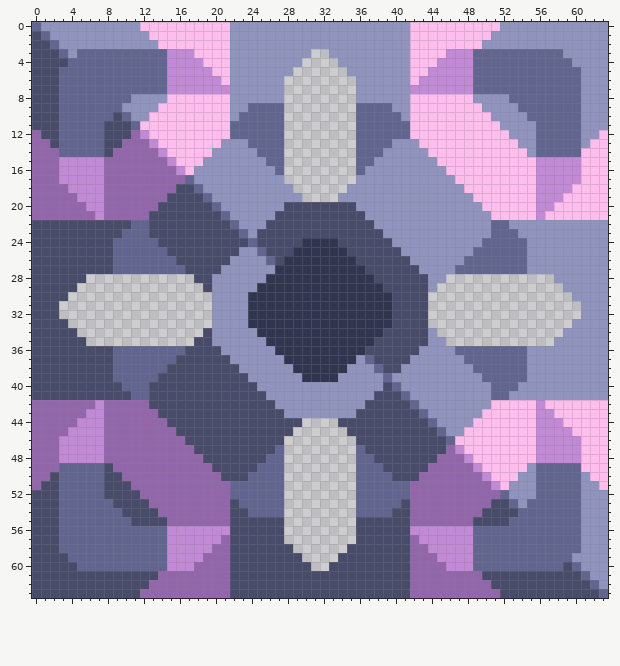
Two versions of one pixel-art sprite, sprites/blocks/production/crystalite-compressor.png. This is how it looked before the edit.
The file is 64x64 pixels.
The same view after the edit:
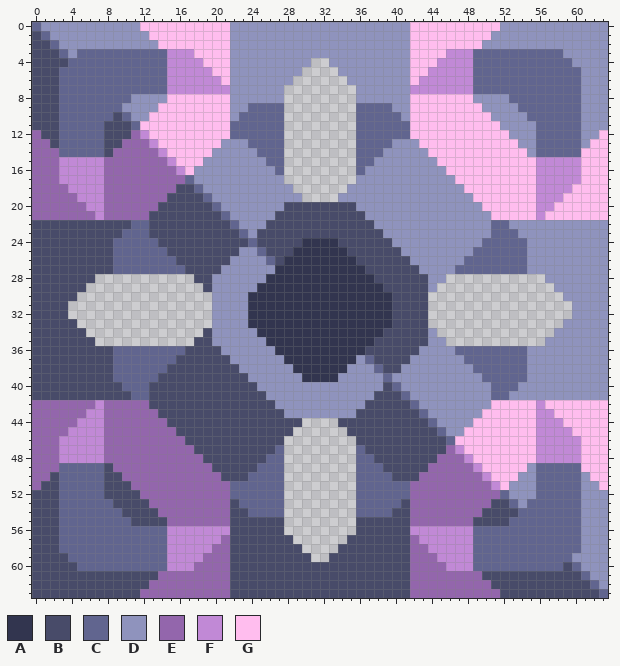
Palette (. is transparent): A #32354f  B #484b69  C #61658f  D #8f93bd  E #9366ac  F #c189d6  G #ffbdee
Changes in this commit:
Colour B now appears in row 28 at x 6; in row 29 at x 5; in row 30 at x 4; in rows 31 to 32 at x 3; in row 33 at x 4; in row 34 at x 5.
Colour B now appears in row 35 at x 6; in row 57 at x 28 and 35; in row 58 at x 29 and 34; in row 59 at x 30 and 33; in row 60 at x 31 to 32.
Colour D now appears in row 3 at x 31 to 32; in row 4 at x 30 and 33; in row 5 at x 29 and 34; in row 6 at x 28 and 35; in row 28 at x 57; in row 29 at x 58.
Colour D now appears in row 30 at x 59; in rows 31 to 32 at x 60; in row 33 at x 59; in row 34 at x 58; in row 35 at x 57.
